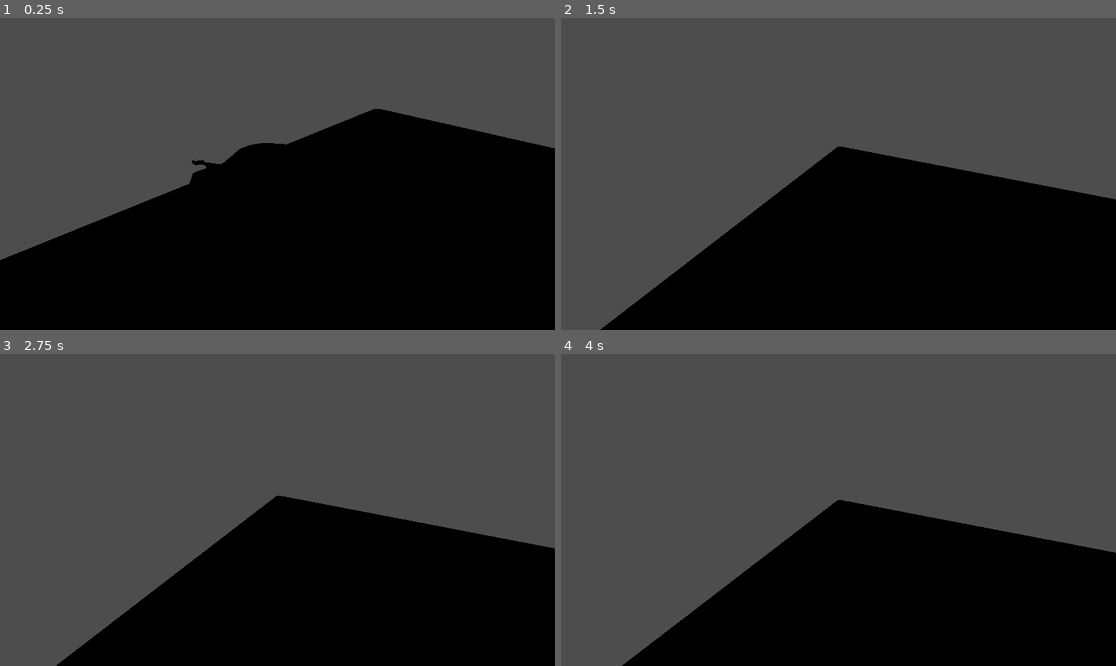
Above: before the commit, frames 1-4 (two rows, left to right).
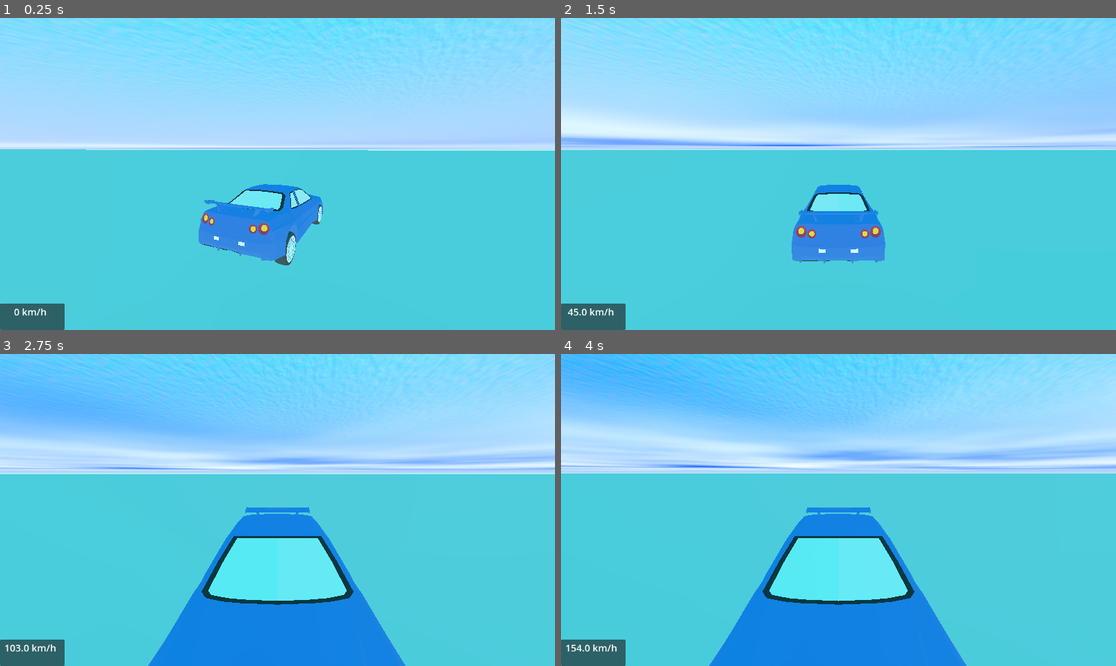
Above: after the commit, the same moments.

Repository: JheizelS/MyTravel
Game: Godot game, scene res://scenes/test_road.tscn
The game is run twice, just before and just after one commit, with the same random seed, the same clock (stepped at 60 frames per second) and the same inputs.
Inputs:
- Up to frame 1 (0.25 s): no input
- Up to frame 2 (1.5 s): tap Enter (ui_accept) at 0.5, 0.77 s; hold Shift (drift, bound only after the commit) 0.53-1.28 s; hold W (steer_forward) from 0.53 s (still down); tap R (reverse_camera, bound only after the commit) at 0.8, 1.35 s
- Up to frame 3 (2.75 s): keep holding W (steer_forward); tap Enter (ui_accept) at 1.52 s; tap Shift (drift, bound only after the commit) at 1.55 s; hold Shift (drift, bound only after the commit) from 2.03 s (still down); tap R (reverse_camera, bound only after the commit) at 2.3 s
- Up to frame 4 (4 s): keep holding W (steer_forward); release Shift (drift, bound only after the commit) at 2.78 s; tap R (reverse_camera, bound only after the commit) at 2.85, 3.8 s; tap Enter (ui_accept) at 3.02, 3.77 s; tap Shift (drift, bound only after the commit) at 3.05 s; hold Shift (drift, bound only after the commit) from 3.53 s (still down)

The runs differ from the first frame. In frame 1, 100% of the frame differs, in the area x 0-100%, y 0-100%; in frame 2, 100%; in frame 3, 100%; in frame 4, 100%.

Commit message:
Commit 4
- Added realistic clouds
- Added speedometer
- Added manual reverse camera
- Fixed camera movement

Diff:
--- a/my-travel/project.godot
+++ b/my-travel/project.godot
@@ -36,6 +36,16 @@
 "events": [Object(InputEventKey,"resource_local_to_scene":false,"resource_name":"","device":-1,"window_id":0,"alt_press …(192 unchanged characters)…
 ]
 }
+drift={
+"deadzone": 0.2,
+"events": [Object(InputEventKey,"resource_local_to_scene":false,"resource_name":"","device":-1,"window_id":0,"alt_pressed":false,"shift_pressed":false,"ctrl_pressed":false,"meta_pressed":false,"pressed":false,"keycode":0,"physical_keycode":4194325,"key_label":0,"unicode":0,"location":0,"echo":false,"script":null)
+]
+}
+reverse_camera={
+"deadzone": 0.2,
+"events": [Object(InputEventKey,"resource_local_to_scene":false,"resource_name":"","device":-1,"window_id":0,"alt_pressed":false,"shift_pressed":false,"ctrl_pressed":false,"meta_pressed":false,"pressed":false,"keycode":0,"physical_keycode":82,"key_label":0,"unicode":114,"location":0,"echo":false,"script":null)
+]
+}
 
 [physics]
 
--- a/my-travel/scenes/player.tscn
+++ b/my-travel/scenes/player.tscn
@@ -6,6 +6,7 @@
 [ext_resource type="PackedScene" uid="uid://trpg1fd1qhjp" path="res://assets/models/back_right.tscn" id="3_fjrip"]
 [ext_resource type="PackedScene" uid="uid://cj0m5h2hcxlhh" path="res://assets/models/front_left.tscn" id="4_smehm"]
 [ext_resource type="PackedScene" uid="uid://c0wjgy5exr5lm" path="res://assets/models/car_body.tscn" id="5_ur7pv"]
+[ext_resource type="PackedScene" uid="uid://dgbe06mx6olpk" path="res://scenes/speedometer.tscn" id="7_fjrip"]
 
 [sub_resource type="ConvexPolygonShape3D" id="ConvexPolygonShape3D_u8vuu"]
 points = PackedVector3Array(1.203882, -0.43855417, -1.1305138, 1.201525, 0.13294524, -1.4619588, 1.1928048, 0.09535283, …(7916 unchanged characters)…
@@ -20,11 +21,12 @@
 transform = Transform3D(1, 0, 0, 0, 0.9961947, 0.08715574, 0, -0.08715574, 0.9961947, 0, 0, 2)
 top_level = true
 
-[node name="ReverseCamera" type="Camera3D" parent="CameraPivot" unique_id=1232050711]
-transform = Transform3D(1, -1.6104014e-08, 1.7405836e-07, -1.8772303e-08, 0.98009497, 0.19852981, -1.7379082e-07, -0.19852981, 0.98009497, 0, 1.3244599, 4.011468)
+[node name="Camera3D" type="Camera3D" parent="CameraPivot" unique_id=1815684278]
+transform = Transform3D(-1, -1.8176223e-08, 8.551238e-08, -4.440892e-15, 0.9781477, 0.20791171, -8.742278e-08, 0.20791171, -0.9781477, 0, 2.956096, -7.1823997)
+current = true
 
-[node name="Camera3D" type="Camera3D" parent="CameraPivot" unique_id=1815684278]
-transform = Transform3D(-1, 6.0983045e-09, -8.7209855e-08, -1.0005685e-08, 0.9830252, 0.1834709, 8.6848345e-08, 0.1834709, -0.9830252, 0, 2.0896852, -6.630801)
+[node name="ReverseCamera" type="Camera3D" parent="CameraPivot" unique_id=1743157631]
+transform = Transform3D(1, 0, 0, 0, 0.9955587, 0.094143055, 0, -0.09414304, 0.9955587, 0, 1.5663689, 3.5768812)
 
 [node name="front_right" parent="." unique_id=81804233 instance=ExtResource("1_qlg0r")]
 transform = Transform3D(1, 0, 0, 0, 1, 0, 0, 0, 1, -1.1286938, -0.37410903, 1.9439007)
@@ -69,3 +71,7 @@
 [node name="CenterofMass" type="Node3D" parent="." unique_id=184335789]
 transform = Transform3D(1, 0, 0, 0, 1, 0, 0, 0, 1, 0, -0.005, 0.9)
 visible = false
+
+[node name="CanvasLayer" type="CanvasLayer" parent="." unique_id=727400863]
+
+[node name="Control" parent="CanvasLayer" unique_id=642355020 instance=ExtResource("7_fjrip")]
--- /dev/null
+++ b/my-travel/scenes/speedometer.tscn
@@ -0,0 +1,34 @@
+[gd_scene format=3 uid="uid://dgbe06mx6olpk"]
+
+[ext_resource type="Script" uid="uid://b4mg6444jcs0f" path="res://scripts/label.gd" id="1_gcven"]
+
+[node name="Control" type="Control" unique_id=642355020]
+layout_mode = 3
+anchors_preset = 15
+anchor_right = 1.0
+anchor_bottom = 1.0
+grow_horizontal = 2
+grow_vertical = 2
+
+[node name="Panel" type="Panel" parent="." unique_id=1219654859]
+layout_mode = 1
+anchors_preset = 2
+anchor_top = 1.0
+anchor_bottom = 1.0
+offset_top = -55.0
+offset_right = 134.0
+grow_vertical = 0
+
+[node name="Label" type="Label" parent="Panel" unique_id=811566975]
+layout_mode = 1
+anchors_preset = 2
+anchor_top = 1.0
+anchor_bottom = 1.0
+offset_top = -52.0
+offset_right = 126.0
+grow_vertical = 0
+theme_override_font_sizes/font_size = 20
+text = "  Speed:"
+horizontal_alignment = 1
+vertical_alignment = 3
+script = ExtResource("1_gcven")
--- a/my-travel/scenes/test_road.tscn
+++ b/my-travel/scenes/test_road.tscn
@@ -3,10 +3,151 @@
 [ext_resource type="PackedScene" uid="uid://btft6ul4h33n1" path="res://scenes/player.tscn" id="1_i0vkk"]
 
 [sub_resource type="BoxMesh" id="BoxMesh_5ppoe"]
-size = Vector3(2000, 1, 20)
+size = Vector3(1000, 1, 5000)
 
 [sub_resource type="BoxShape3D" id="BoxShape3D_i0vkk"]
-size = Vector3(2000, 1, 20)
+size = Vector3(1000, 1, 5000)
+
+[sub_resource type="Shader" id="Shader_i0vkk"]
+code = "
+// NOTE: Shader automatically converted from Godot Engine 4.6.1.stable's ProceduralSkyMaterial.
+
+shader_type sky;
+render_mode use_debanding;
+
+uniform vec4 sky_top_color : source_color = vec4(0.385, 0.454, 0.55, 1.0);
+uniform vec4 sky_horizon_color : source_color = vec4(0.646, 0.656, 0.67, 1.0);
+uniform float inv_sky_curve : hint_range(1, 100) = 4.0;
+uniform vec4 ground_bottom_color : source_color = vec4(0.2, 0.169, 0.133, 1.0);
+uniform vec4 ground_horizon_color : source_color = vec4(0.646, 0.656, 0.67, 1.0);
+uniform float inv_ground_curve : hint_range(1, 100) = 30.0;
+uniform float sun_angle_max = 0.877;
+uniform float inv_sun_curve : hint_range(1, 100) = 22.78;
+uniform float exposure : hint_range(0, 128) = 1.0;
+
+uniform sampler2D sky_cover : filter_linear, source_color, hint_default_black;
+uniform vec4 sky_cover_modulate : source_color = vec4(1.0, 1.0, 1.0, 1.0);
+
+uniform sampler2D cloud_texture;
+uniform sampler2D cloud_texture2;
+uniform vec2 cloud_direction;
+uniform vec2 cloud_direction2;
+uniform vec2 cloud_scale;
+uniform float cloud_distance;
+
+void sky() {
+	float v_angle = clamp(EYEDIR.y, -1.0, 1.0);
+	vec3 sky = mix(sky_top_color.rgb, sky_horizon_color.rgb, clamp(pow(1.0 - v_angle, inv_sky_curve), 0.0, 1.0));
+
+	if (LIGHT0_ENABLED) {
+		float sun_angle = dot(LIGHT0_DIRECTION, EYEDIR);
+		float sun_size = cos(LIGHT0_SIZE);
+		if (sun_angle > sun_size) {
+			sky = LIGHT0_COLOR * LIGHT0_ENERGY;
+		} else if (sun_angle > sun_angle_max) {
+			float c2 = (sun_size - sun_angle) / (sun_size - sun_angle_max);
+			sky = mix(sky, LIGHT0_COLOR * LIGHT0_ENERGY, clamp(pow(1.0 - c2, inv_sun_curve), 0.0, 1.0));
+		}
+	}
+
+	if (LIGHT1_ENABLED) {
+		float sun_angle = dot(LIGHT1_DIRECTION, EYEDIR);
+		float sun_size = cos(LIGHT1_SIZE);
+		if (sun_angle > sun_size) {
+			sky = LIGHT1_COLOR * LIGHT1_ENERGY;
+		} else if (sun_angle > sun_angle_max) {
+			float c2 = (sun_size - sun_angle) / (sun_size - sun_angle_max);
+			sky = mix(sky, LIGHT1_COLOR * LIGHT1_ENERGY, clamp(pow(1.0 - c2, inv_sun_curve), 0.0, 1.0));
+		}
+	}
+
+	if (LIGHT2_ENABLED) {
+		float sun_angle = dot(LIGHT2_DIRECTION, EYEDIR);
+		float sun_size = cos(LIGHT2_SIZE);
+		if (sun_angle > sun_size) {
+			sky = LIGHT2_COLOR * LIGHT2_ENERGY;
+		} else if (sun_angle > sun_angle_max) {
+			float c2 = (sun_size - sun_angle) / (sun_size - sun_angle_max);
+			sky = mix(sky, LIGHT2_COLOR * LIGHT2_ENERGY, clamp(pow(1.0 - c2, inv_sun_curve), 0.0, 1.0));
+		}
+	}
+
+	if (LIGHT3_ENABLED) {
+		float sun_angle = dot(LIGHT3_DIRECTION, EYEDIR);
+		float sun_size = cos(LIGHT3_SIZE);
+		if (sun_angle > sun_size) {
+			sky = LIGHT3_COLOR * LIGHT3_ENERGY;
+		} else if (sun_angle > sun_angle_max) {
+			float c2 = (sun_size - sun_angle) / (sun_size - sun_angle_max);
+			sky = mix(sky, LIGHT3_COLOR * LIGHT3_ENERGY, clamp(pow(1.0 - c2, inv_sun_curve), 0.0, 1.0));
+		}
+	}
+
+
+
+	vec3 ground = mix(ground_bottom_color.rgb, ground_horizon_color.rgb, clamp(pow(1.0 + v_angle, inv_ground_curve), 0.0, 1.0));
+
+	vec2 sky_uv = EYEDIR.xz / EYEDIR.y;
+	vec3 clouds = texture(cloud_texture, sky_uv + cloud_scale * TIME * cloud_direction * 0.001).rgb - texture(cloud_texture2, sky_uv * TIME * cloud_direction2 * 0.0008).rgb;
+	sky += clouds;
+	COLOR = mix(ground, sky, step(0.0, EYEDIR.y)) * exposure;
+}
+"
+
+[sub_resource type="Gradient" id="Gradient_njdbb"]
+
+[sub_resource type="FastNoiseLite" id="FastNoiseLite_a66xf"]
+
+[sub_resource type="NoiseTexture2D" id="NoiseTexture2D_5ydnt"]
+height = 1024
+noise = SubResource("FastNoiseLite_a66xf")
+color_ramp = SubResource("Gradient_njdbb")
+seamless = true
+in_3d_space = true
+as_normal_map = true
+normalize = false
+seamless_blend_skirt = 0.3
+
+[sub_resource type="Gradient" id="Gradient_2yeoe"]
+
+[sub_resource type="FastNoiseLite" id="FastNoiseLite_nfoaj"]
+
+[sub_resource type="NoiseTexture2D" id="NoiseTexture2D_hvfur"]
+width = 1024
+height = 1024
+noise = SubResource("FastNoiseLite_nfoaj")
+color_ramp = SubResource("Gradient_2yeoe")
+seamless = true
+in_3d_space = true
+
+[sub_resource type="ShaderMaterial" id="ShaderMaterial_2cgvf"]
+shader = SubResource("Shader_i0vkk")
+shader_parameter/sky_top_color = Color(8.6635355e-06, 0.6557145, 0.9760981, 1)
+shader_parameter/sky_horizon_color = Color(0.44256303, 0.5665147, 0.55400085, 1)
+shader_parameter/inv_sky_curve = 1.0
+shader_parameter/ground_bottom_color = Color(0.41319364, 0.88070756, 0.976124, 1)
+shader_parameter/ground_horizon_color = Color(0.42940181, 0.7116597, 0.7160704, 1)
+shader_parameter/inv_ground_curve = 1.0
+shader_parameter/sun_angle_max = 0.8660254
+shader_parameter/inv_sun_curve = 22.782017
+shader_parameter/exposure = 1.0
+shader_parameter/sky_cover_modulate = Color(1, 1, 1, 1)
+shader_parameter/cloud_texture = SubResource("NoiseTexture2D_5ydnt")
+shader_parameter/cloud_texture2 = SubResource("NoiseTexture2D_hvfur")
+shader_parameter/cloud_direction = Vector2(-1, 1)
+shader_parameter/cloud_direction2 = Vector2(1, -1)
+shader_parameter/cloud_scale = Vector2(0.05, 0.05)
+shader_parameter/cloud_distance = 0.035
+
+[sub_resource type="Sky" id="Sky_mkfqs"]
+sky_material = SubResource("ShaderMaterial_2cgvf")
+
+[sub_resource type="Environment" id="Environment_i0vkk"]
+background_mode = 2
+sky = SubResource("Sky_mkfqs")
+tonemap_mode = 2
+tonemap_exposure = 2.15
+tonemap_white = 1.5
 
 [node name="Road" type="Node3D" unique_id=538385699]
 
@@ -22,3 +163,6 @@
 
 [node name="Player" parent="." unique_id=1174374341 instance=ExtResource("1_i0vkk")]
 transform = Transform3D(-4.371139e-08, 0, -1, 0, 1, 0, 1, 0, -4.371139e-08, 42.50111, 1.4200361, 3.756743)
+
+[node name="WorldEnvironment" type="WorldEnvironment" parent="." unique_id=1954072314]
+environment = SubResource("Environment_i0vkk")
--- /dev/null
+++ b/my-travel/scripts/label.gd
@@ -0,0 +1,16 @@
+extends Label
+
+@export var speed_threshold: float = 0.5  # Minimum speed to display (km/h)
+
+func _process(delta):
+	var player = get_tree().get_first_node_in_group("player")
+
+	if player and player is VehicleBody3D:
+		var speed_ms = player.linear_velocity.length()
+		var speed_kmh = speed_ms * 3.6
+
+		# Only show speed if above threshold, otherwise show 0
+		if speed_kmh > speed_threshold:
+			text = str(round(speed_kmh)) + " km/h"
+		else:
+			text = "0 km/h"
--- a/my-travel/scripts/player.gd
+++ b/my-travel/scripts/player.gd
@@ -3,32 +3,51 @@
 const MAX_STEER = 0.8
 const ENGINE_POWER = 300
 
-@onready var camera_pivot: Node3D = $CameraPivot
-@onready var camera_3d: Camera3D = $CameraPivot/Camera3D
-@onready var reverse_camera: Camera3D = $CameraPivot/ReverseCamera
+@onready var camera_pivot = $CameraPivot
+@onready var camera_3d = $CameraPivot/Camera3D
+@onready var reverse_camera = $CameraPivot/ReverseCamera
 
-var look_at
+var reverse_mode := false
 
 func _ready():
+	add_to_group("player")
 	Input.set_mouse_mode(Input.MOUSE_MODE_CAPTURED)
-	look_at = global_position
+	camera_3d.current = true
+	reverse_camera.current = false
 
 func _physics_process(delta):
-	steering = move_toward(steering, Input.get_axis("steer_right","steer_left") * MAX_STEER, delta * 2.5)
-	engine_force = Input.get_axis("steer_back","steer_forward") * ENGINE_POWER
-	camera_pivot.global_position = camera_pivot.global_position.lerp(global_position, delta * 20.0)
-	camera_pivot.transform = camera_pivot.transform.interpolate_with(transform, delta * 5.0)
-	look_at = look_at.lerp(global_position + linear_velocity, delta * 5.0)
-	camera_3d.look_at(look_at)
-	reverse_camera.look_at(look_at)
 	_check_camera_switch()
 
+	# CAR MOVEMENT
+	steering = move_toward(
+		steering,
+		Input.get_axis("steer_right", "steer_left") * MAX_STEER,
+		delta * 2.5
+	)
+	engine_force = Input.get_axis("steer_back", "steer_forward") * ENGINE_POWER
+
+	# CAMERA FOLLOW — position snaps to car, rotation smoothly follows
+	camera_pivot.global_position = global_position
+	camera_pivot.global_rotation.y = lerp_angle(
+		camera_pivot.global_rotation.y,
+		global_rotation.y,
+		delta * 5.0
+	)
+
+	# DRIFTING
+	if Input.is_action_pressed("drift"):
+		$back_right.wheel_friction_slip = 0.5
+		$back_left.wheel_friction_slip = 0.5
+	else:
+		$back_right.wheel_friction_slip = 1.5
+		$back_left.wheel_friction_slip = 1.5
+
 func _check_camera_switch():
-	if linear_velocity.length() < 0.5:
-		return
-
-
-	if linear_velocity.dot(transform.basis.z) > 0:
+	if Input.is_action_just_pressed("reverse_camera"):
+		reverse_mode = !reverse_mode
+	if reverse_mode:
+		reverse_camera.current = true
+		camera_3d.current = false
+	else:
 		camera_3d.current = true
-	else:
-		reverse_camera.current = true
+		reverse_camera.current = false
Not shown, added: my-travel/scripts/label.gd.uid
